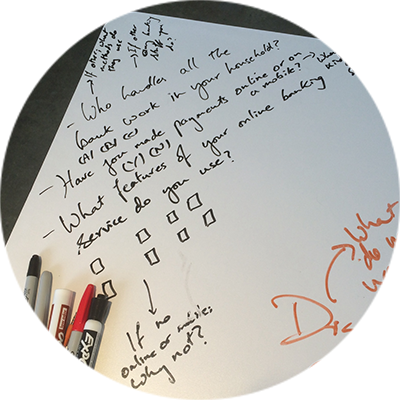
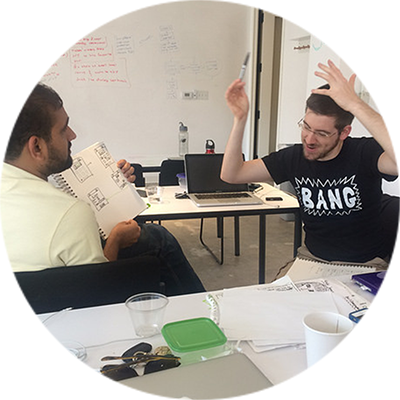
Two versions of the same layered image (400x400). Layer-by-layer changes:
painted on "default image" over box(0, 0, 400, 400)
